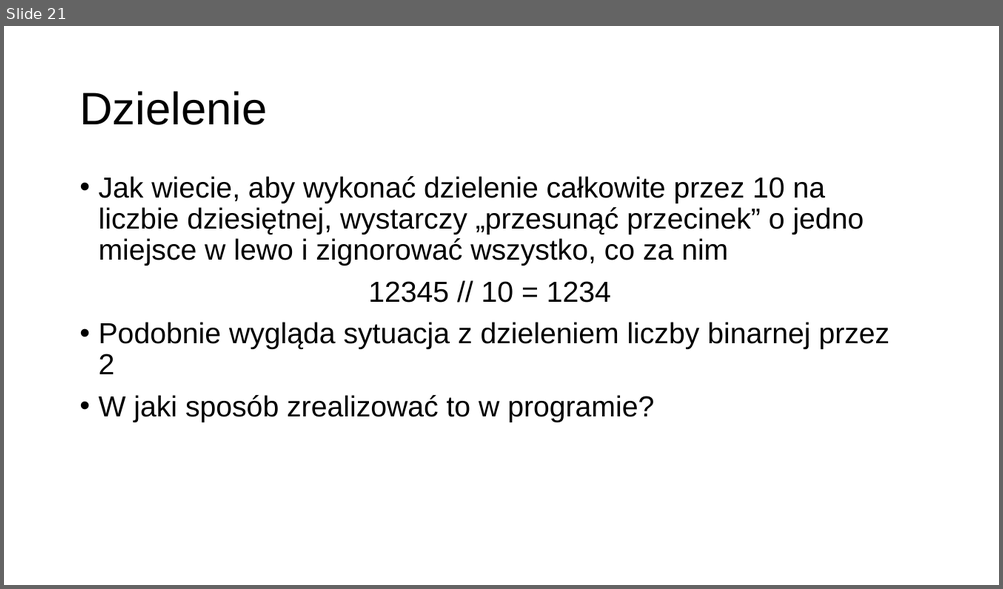
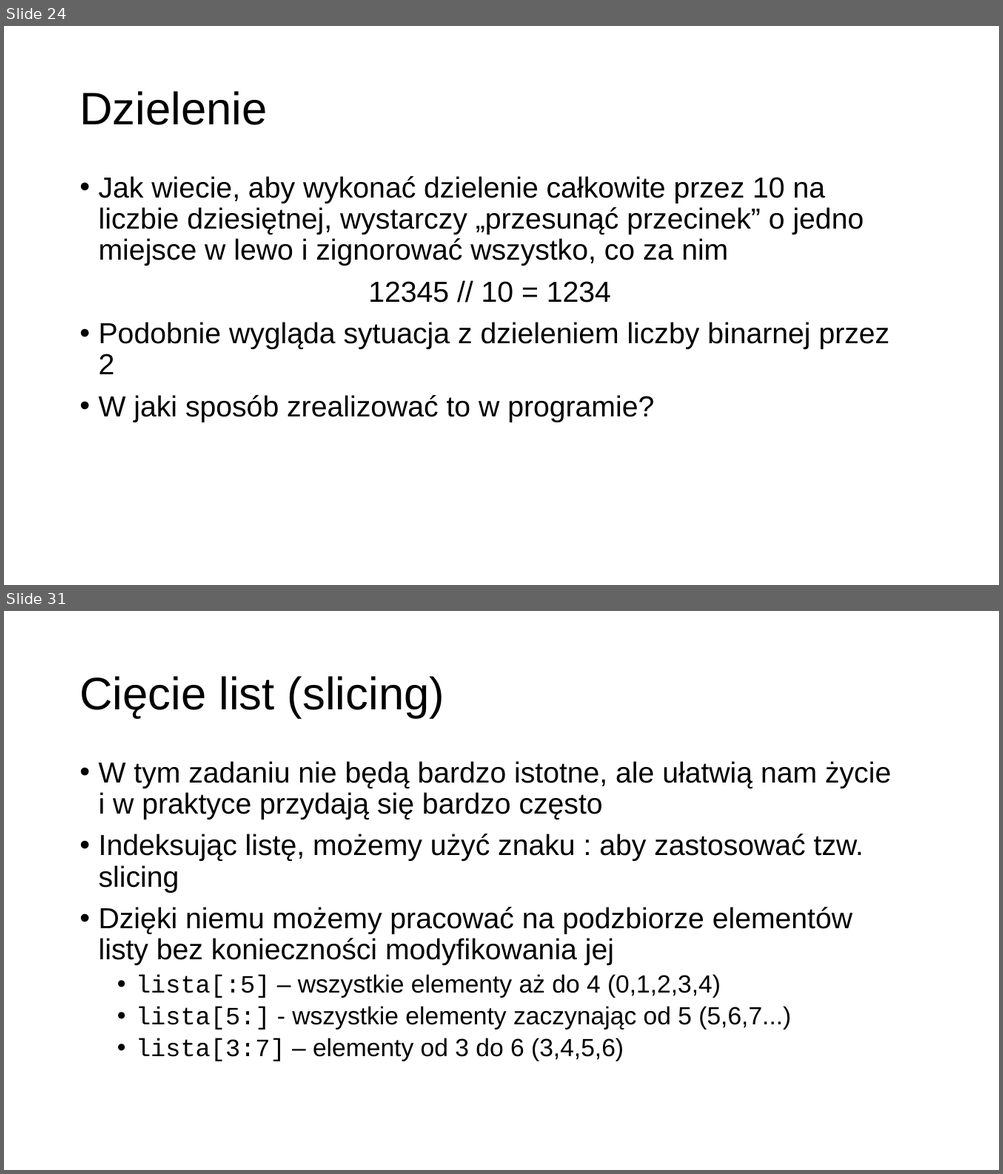
Before and after one commit to MikoStoro/ETI_Academy_Matura, a slide deck: prezentacje/Prezentacja2.pptx. Shown one above the other, each under a label of ours: slide 21 before the commit, slides 24 and 31 after it; the slides between them are not shown. The pictures are 1003x589 and 1003x1174 pixels, drawn with LibreOffice and Linux fonts; fonts in the diff are those of the drawing; background and template pictures are left out. Boxes give left, top, right and bottom in pixels: in the first picture for what was removed or moved away, otherwise in the second. Text is boxed around its words. In the diff, an @@ line names an element or a change of style, - is before the commit and + after.

```diff
--- a/prezentacje/Prezentacja2.pptx
+++ b/prezentacje/Prezentacja2.pptx
@@ slide 31 added at (x1=4, y1=611, x2=999, y2=1170), background picture (left out) @@
@@ title added at (x1=79, y1=676, x2=444, y2=718), 44 pt, text #000000 @@
+Cięcie list (slicing)
@@ text added at (x1=99, y1=761, x2=891, y2=1062), 28 pt, text #000000 @@
+• W tym zadaniu nie będą bardzo istotne, ale ułatwią nam życie i w praktyce przydają się bardzo często
+• Indeksując listę, możemy użyć znaku : aby zastosować tzw. slicing
+• Dzięki niemu możemy pracować na podzbiorze elementów listy bez konieczności modyfikowania jej
+  • lista[:5] – wszystkie elementy aż do 4 (0,1,2,3,4)
+  • lista[5:] - wszystkie elementy zaczynając od 5 (5,6,7...)
+  • lista[3:7] – elementy od 3 do 6 (3,4,5,6)
@@ what was slide 21 is now slide 24 @@
```
Also in this commit, not shown: 2 slides changed, 13 other slides added, 3 slides removed, 4 other files.
